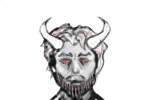
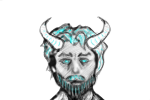
Layers edited between the first and the second 150 × 100 image:
renamed "Calque 7" to "Calque 8", painted on it over [43, 24, 109, 100]
